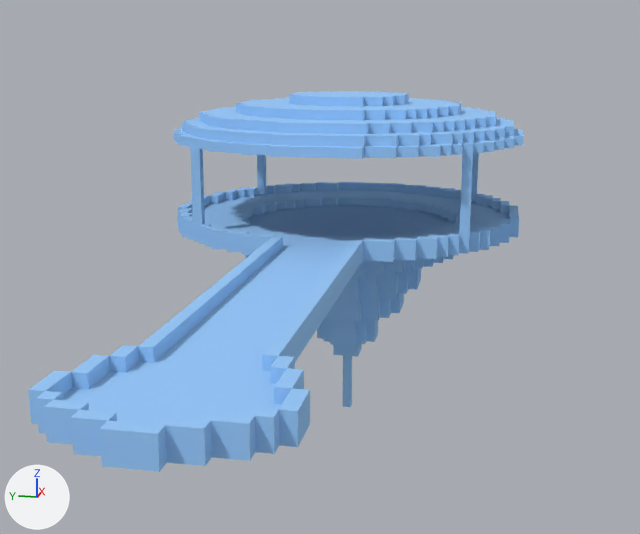
One commit to the OBJ model Assets/voxmod/Platform X/platform-x-0.obj: the scene before it, then after it.
Camera for both pictures: a 50 mm lens placed at (-71.3, -16.4, 43.0), pointed at (9.1, -0.3, 22.9). Lighting does not change. The marker at lower left points along +X, +Y and +Z. Where no turn or scale is listed for an object, it has been applied to the vertices. Vertices at the same position are counted once.

Objects in the first picture: 'platform-x-0'.
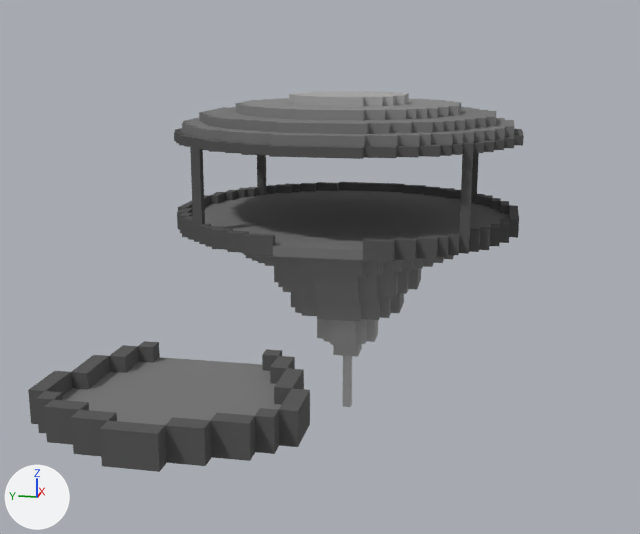
Where the change shows, as pixel boxes [x1, y1, x2, y2] in the pictures (640 x 534 px):
part 1 of me_platform_x_0, cut back (blue)
    before: [100, 191, 461, 425]
part 2 of me_platform_x_0, added
    after: [100, 341, 282, 425]
part 3 of me_platform_x_0, surface changed (blue to grey)
    both: [28, 91, 524, 472]

The change in detail:
me_platform_x_0 is used by ob_platform_x_0; location (0.0, 0.0, 0.0).
me_platform_x_0 had 2086 vertices, 4228 faces and spanned x -34.0..50.0, y -19.0..20.0, z 0.0..38.0.
me_platform_x_0 now has 2040 vertices, 4100 faces and spans x -34.0..50.0, y -19.0..20.0, z 0.0..38.0.
me_platform_x_0 part 1: 108 vertices removed from x 12.0..43.0, y -12.0..13.0, z 23.0..25.0; 40 vertices added at x 13.0..48.0, y -17.0..18.0, z 23.0.
me_platform_x_0 part 2: 22 vertices added at x -32.0..-21.0, y -5.0..6.0, z 23.0..25.0.
me_platform_x_0 part 3: 3794 kept faces spanning x -34.0..50.0, y -19.0..20.0, z 0.0..38.0 get new texture (UV) coordinates.
